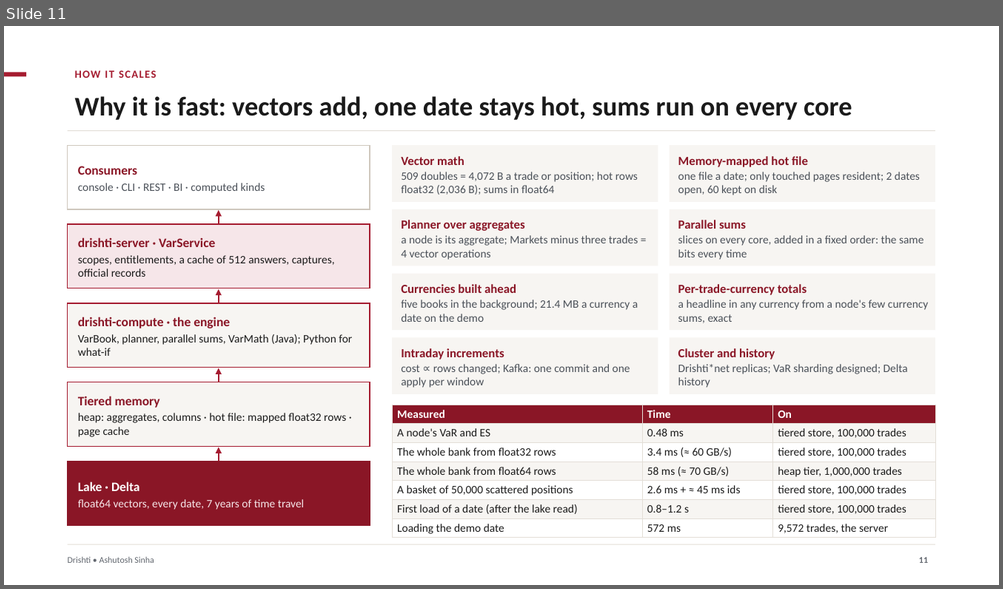
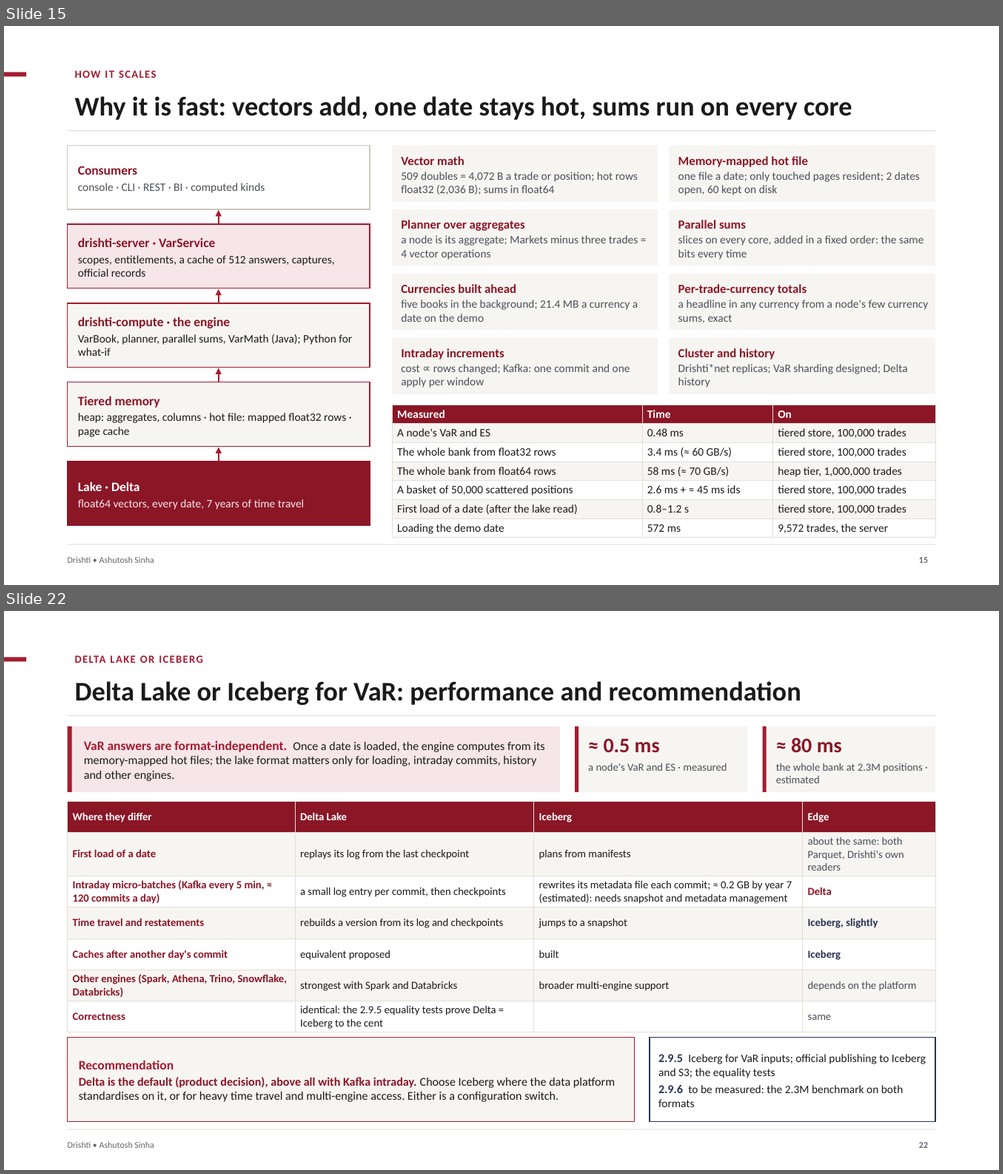
Before and after one commit to ajsinha/drishti, a slide deck: docs/publications/Drishti-VaR-Engine.pptx. Shown one above the other, each under a label of ours: slide 11 before the commit, slides 15 and 22 after it; the slides between them are not shown. The pictures are 1003x589 and 1003x1174 pixels, drawn with LibreOffice and Linux fonts; fonts in the diff are those of the drawing. Boxes give left, top, right and bottom in pixels: in the first picture for what was removed or moved away, otherwise in the second. Text is boxed around its words. In the diff, an @@ line names an element or a change of style, - is before the commit and + after.

Commit message:
VaR engine deck expanded to 34 slides: hierarchies, the pricing-system record and onboarding, 10-day and stressed VaR, capacity and the hardware plan with 39% headroom, Delta or Iceberg, schema changes, deployment options, AWS deployment and cost (ECS, Fargate, S3 first; options A, B and sharded C), operations, model risk and controls, rollout, glossary

```diff
--- a/docs/publications/Drishti-VaR-Engine.pptx
+++ b/docs/publications/Drishti-VaR-Engine.pptx
@@ slide 22 added at [4, 611, 999, 1170], background #FFFFFF; not listed: 3 template elements that a slide beside it also shows @@
@@ text added at [75, 655, 203, 663], 10.5 pt, text #A51C30, bold @@
+DELTA LAKE OR ICEBERG
@@ title added at [75, 681, 801, 705], 26 pt, text #1A1A1A, bold @@
+Delta Lake or Iceberg for VaR: performance and recommendation
@@ rectangle added at [68, 715, 935, 716], fill #E3DED7 @@
@@ rectangle added at [68, 726, 560, 792], fill #F6E6E9 @@
@@ rectangle added at [68, 726, 72, 792], fill #A51C30 @@
@@ text added at [84, 741, 544, 781], 11.5 pt, text #1A1A1A @@
+VaR answers are format-independent. Once a date is loaded, the engine computes from its memory-mapped hot files; the lake format matters only for loading, intraday commits, history and other engines.
@@ rectangle added at [575, 726, 747, 792], fill #F7F5F2 @@
@@ rectangle added at [575, 726, 578, 792], fill #A51C30 @@
@@ text added at [603, 738, 660, 752], 20 pt, text #8A1626, bold @@
+≈ 0.5 ms
@@ rectangle added at [762, 726, 934, 792], fill #F7F5F2 @@
@@ rectangle added at [762, 726, 765, 792], fill #A51C30 @@
@@ text added at [791, 738, 842, 752], 20 pt, text #8A1626, bold @@
+≈ 80 ms
@@ text added at [588, 763, 726, 771], 10.5 pt, text #4A5058 @@
+a node's VaR and ES · measured
@@ text added at [776, 763, 922, 783], 10.5 pt, text #4A5058 @@
+the whole bank at 2.3M positions · estimated
@@ table added at [68, 801, 935, 1032], 7 rows, 4 columns @@
+Where they differ | Delta Lake | Iceberg | Edge
+First load of a date | replays its log from the last checkpoint | plans from manifests | about the same: both Parquet, Drishti's own readers
+Intraday micro-batches (Kafka every 5 min, ≈ 120 commits a day) | a small log entry per commit, then checkpoints | rewrites its metadata file each commit; ≈ 0.2 GB by year 7 (estimated): needs snapshot and metadata management | Delta
+Time travel and restatements | rebuilds a version from its log and checkpoints | jumps to a snapshot | Iceberg, slightly
+Caches after another day's commit | equivalent proposed | built | Iceberg
+Other engines (Spark, Athena, Trino, Snowflake, Databricks) | strongest with Spark and Databricks | broader multi-engine support | depends on the platform
+Correctness | identical: the 2.9.5 equality tests prove Delta = Iceberg to the cent |  | same
@@ rectangle added at [68, 1038, 634, 1122], fill #F7F5F2, outline #A51C30 1 pt @@
@@ rectangle added at [649, 1038, 935, 1122], fill #FFFFFF, outline #293352 1 pt @@
@@ text added at [658, 1054, 925, 1108], 11 pt, text #1A1A1A @@
+2.9.5 Iceberg for VaR inputs; official publishing to Iceberg and S3; the equality tests
+2.9.6 to be measured: the 2.3M benchmark on both formats
@@ text added at [79, 1060, 614, 1102], 11.5 pt, text #1A1A1A @@
+Recommendation
+Delta is the default (product decision), above all with Kafka intraday. Choose Iceberg where the data platform standardises on it, or for heavy time travel and multi-engine access. Either is a configuration switch.
@@ page number added at [919, 1142, 928, 1148], 8.5 pt, text #61666E, bold @@
+22
@@ what was slide 11 is now slide 15 @@
@@ page number at [919, 557, 928, 563]: text changed @@
-11
+15
```
Also in this commit, not shown: 6 slides changed, 18 other slides added, 1 other file.
